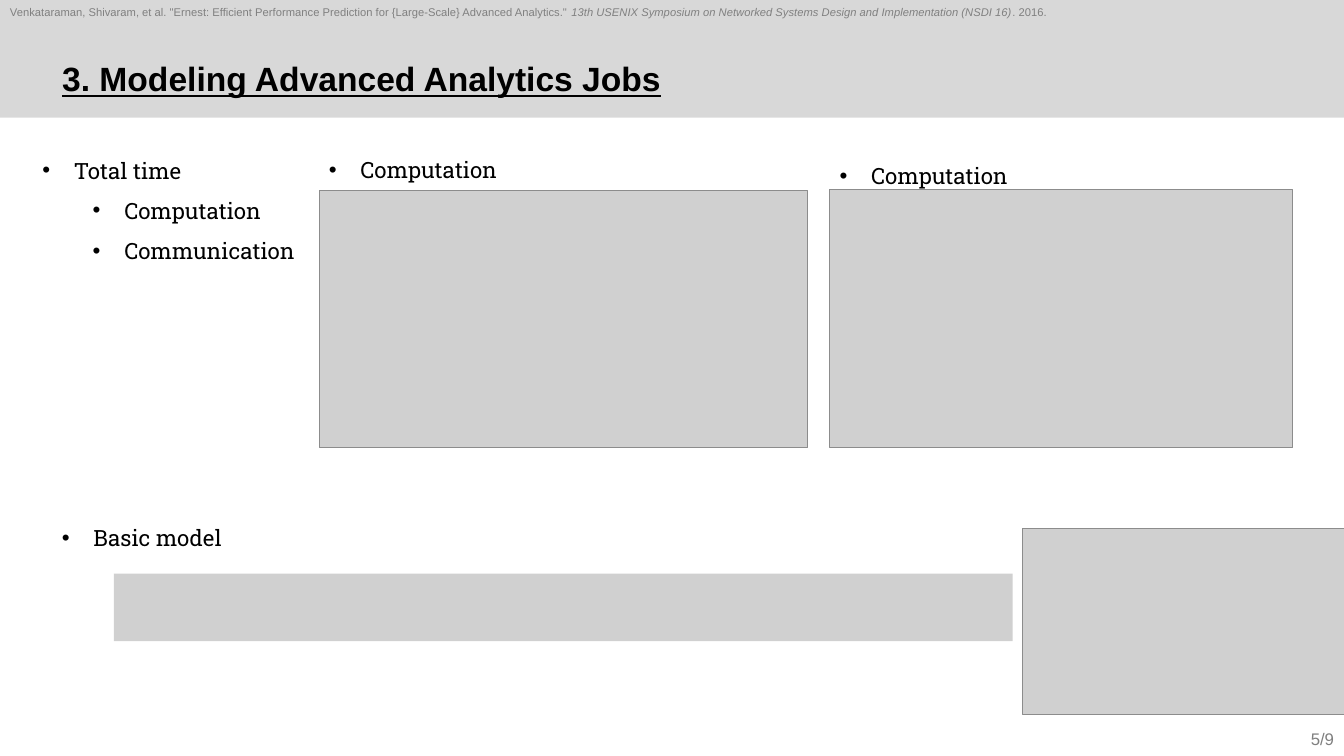
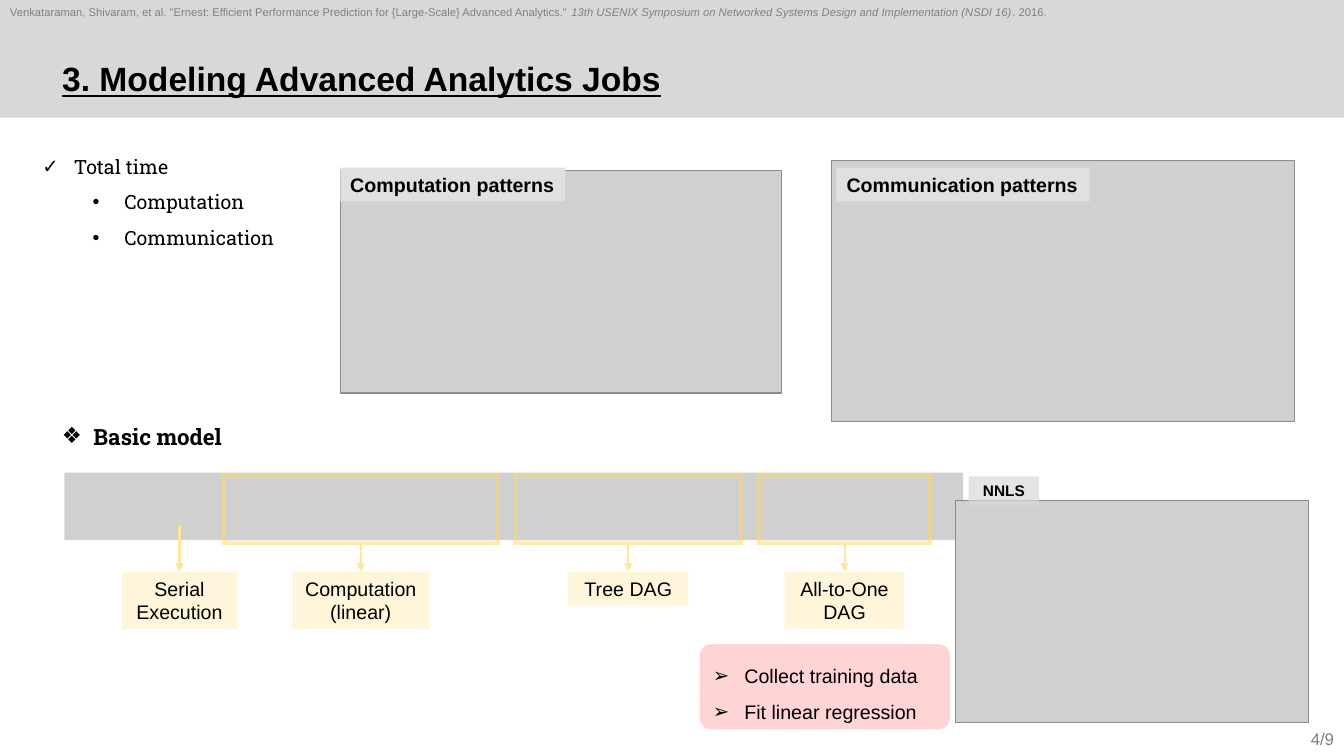
Before and after one commit to sohee98/2022-2nd-Course, a slide deck: slide 4 of Cloud Computing/Paper review/3. Ernest/22.11.22_Ernest_SoheeKim.pptx (slide 5 before the commit). Drawn at 1344x756 pixels with LibreOffice and Linux fonts; fonts in the diff are those of the drawing; grey boxes stand for pictures. Boxes give left, top, right and bottom in pixels: in the first picture for what was removed or moved away, otherwise in the second. Text is boxed around its words. In the diff, an @@ line names an element or a change of style, - is before the commit and + after.

```diff
--- a/Cloud Computing/Paper review/3. Ernest/22.11.22_Ernest_SoheeKim.pptx
+++ b/Cloud Computing/Paper review/3. Ernest/22.11.22_Ernest_SoheeKim.pptx
@@ text "Total time" at [74, 159, 274, 246]: size 16 to 14 pt; bullet • to ✓ @@
@@ picture: place and size @@
-picture at [320, 191, 809, 449]
+picture at [341, 170, 782, 393]
@@ rectangle "Computation patterns": place and size @@
-rectangle "Computation patterns" at [360, 161, 497, 183]
+rectangle "Computation patterns" at [341, 167, 566, 202]
@@ rectangle "Computation patterns" at [341, 167, 566, 202]: fill none to #E0E0E0 @@
@@ text in rectangle at [350, 177, 554, 196]: text changed; size 16 to 14 pt; font Roboto Slab to Arial; bold on @@
-• Computation
+Computation patterns
@@ picture: place and size @@
-picture at [830, 190, 1294, 448]
+picture at [831, 160, 1295, 422]
@@ rectangle added at [837, 167, 1090, 202], fill #E0E0E0, 14 pt, text #000000, bold @@
+Communication patterns
@@ text removed at [871, 167, 1008, 190] @@
-• Computation
@@ text "Basic model": place and size @@
-text "Basic model" at [93, 529, 222, 547]
+text "Basic model" at [93, 428, 222, 446]
@@ text "Basic model" at [93, 428, 222, 446]: bold on; bullet • to ❖ @@
@@ picture added at [65, 473, 964, 540] @@
@@ rectangle added at [224, 476, 498, 543], outline #FFD966 3 pt @@
@@ rectangle added at [515, 476, 741, 543], outline #FFD966 3 pt @@
@@ rectangle added at [759, 476, 931, 543], outline #FFD966 3 pt @@
@@ rectangle added at [969, 476, 1040, 505], fill #D9D9D9 at 70% opacity, 11 pt, text #000000, bold @@
+NNLS
@@ picture added at [956, 501, 1309, 723] @@
@@ arrow added from (179, 526) to (179, 572), #FFE699 1.5 pt @@
@@ picture removed at [1022, 529, 1344, 715] @@
@@ arrow added from (361, 543) to (361, 572), #FFE699 1.5 pt @@
@@ arrow added from (628, 543) to (628, 572), #FFE699 1.5 pt @@
@@ arrow added from (845, 543) to (845, 572), #FFE699 1.5 pt @@
@@ picture removed at [114, 574, 1013, 641] @@
@@ rectangle added at [122, 572, 238, 629], fill #FFF2CC at 70% opacity, 14 pt, text #000000 @@
+Serial Execution
@@ rectangle added at [292, 572, 430, 629], fill #FFF2CC at 70% opacity, 14 pt, text #000000 @@
+Computation (linear)
@@ rectangle added at [569, 572, 689, 606], fill #FFF2CC at 70% opacity, 14 pt, text #000000 @@
+Tree DAG
@@ rectangle added at [785, 572, 905, 629], fill #FFF2CC at 70% opacity, 14 pt, text #000000 @@
+All-to-One DAG
@@ rounded rectangle added at [700, 644, 950, 730], fill #FFABAB at 50% opacity, 14 pt, text #000000 @@
+➢ Collect training data
+➢ Fit linear regression
@@ page number at [1311, 733, 1334, 745]: text changed @@
-5/9
+4/9
```
Also in this commit, not shown: 3 other slides changed, 6 slides removed.
